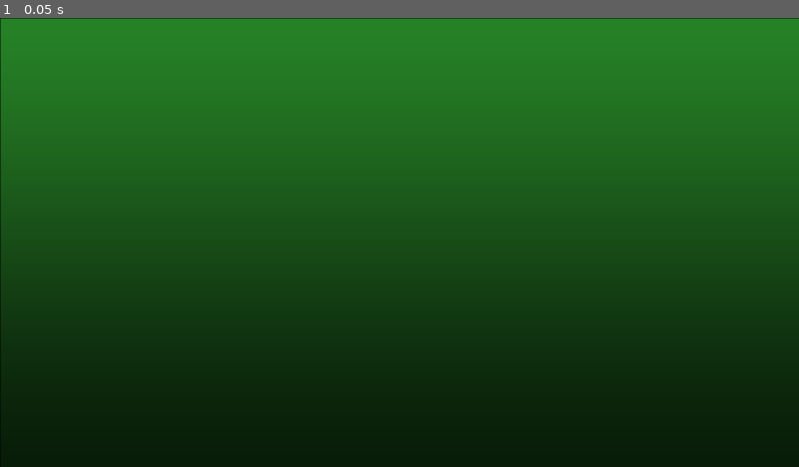
Above: before the commit, frame 1.
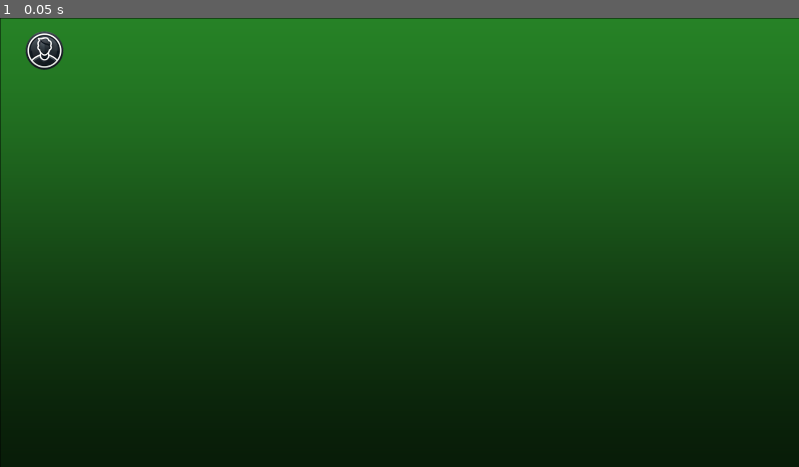
Above: after the commit, the same moment.

Repository: g-imhoff/BigTwo
Game: Godot game, scene res://homepage.tscn
The game is run twice, just before and just after one commit, with the same random seed, the same clock (stepped at 60 frames per second) and the same inputs.
Inputs:
- Up to frame 1 (0.05 s): no input

The runs differ from the first frame. In frame 1, 0.3% of the frame differs, in the area x 3-9%, y 2-12%.

Commit message:
first button implemented, let's create the whole home page now

Diff:
--- /dev/null
+++ b/godot_project/UserButton.gd
@@ -0,0 +1 @@
+extends Area2D
--- a/godot_project/homepage.gd
+++ b/godot_project/homepage.gd
@@ -9,3 +9,9 @@
 # Called every frame. 'delta' is the elapsed time since the previous frame.
 func _process(delta: float) -> void:
 	pass
+
+
+func _on_user_button_input_event(viewport: Node, event: InputEvent, shape_idx: int) -> void:
+	if event.is_action_pressed("leftclick"):
+		print("UserButtonClicked")
+	pass # Replace with function body.
--- a/godot_project/homepage.tscn
+++ b/godot_project/homepage.tscn
@@ -1,7 +1,12 @@
-[gd_scene load_steps=3 format=3 uid="uid://bmwhs780vfbye"]
+[gd_scene load_steps=6 format=3 uid="uid://7mcc8557hsh8"]
 
 [ext_resource type="Script" path="res://homepage.gd" id="1_66dqq"]
 [ext_resource type="Texture2D" uid="uid://cavhbnn0b3qoj" path="res://assets/ui/background.png" id="2_h7fba"]
+[ext_resource type="Texture2D" uid="uid://k232put81nvn" path="res://assets/ui/user button.png" id="3_3cxme"]
+[ext_resource type="Script" path="res://UserButton.gd" id="4_jfx0i"]
+
+[sub_resource type="CircleShape2D" id="CircleShape2D_iwhy5"]
+radius = 46.0977
 
 [node name="Homepage" type="Node2D"]
 script = ExtResource("1_66dqq")
@@ -9,3 +14,16 @@
 [node name="Background" type="Sprite2D" parent="."]
 position = Vector2(960, 540)
 texture = ExtResource("2_h7fba")
+
+[node name="UserButton" type="Sprite2D" parent="."]
+position = Vector2(110, 75)
+texture = ExtResource("3_3cxme")
+
+[node name="Area2D" type="Area2D" parent="UserButton"]
+script = ExtResource("4_jfx0i")
+
+[node name="CollisionShape2D" type="CollisionShape2D" parent="UserButton/Area2D"]
+position = Vector2(-3, 4)
+shape = SubResource("CircleShape2D_iwhy5")
+
+[connection signal="input_event" from="UserButton/Area2D" to="." method="_on_user_button_input_event"]
--- a/godot_project/project.godot
+++ b/godot_project/project.godot
@@ -19,6 +19,14 @@
 window/size/viewport_width=1920
 window/size/viewport_height=1080
 
+[input]
+
+leftclick={
+"deadzone": 0.5,
+"events": [Object(InputEventMouseButton,"resource_local_to_scene":false,"resource_name":"","device":-1,"window_id":0,"alt_pressed":false,"shift_pressed":false,"ctrl_pressed":false,"meta_pressed":false,"button_mask":0,"position":Vector2(0, 0),"global_position":Vector2(0, 0),"factor":1.0,"button_index":1,"canceled":false,"pressed":false,"double_click":false,"script":null)
+]
+}
+
 [rendering]
 
 renderer/rendering_method="gl_compatibility"
Binary file added: godot_project/assets/ui/RULES BUTTON.png
Not shown, added: godot_project/assets/ui/RULES BUTTON.png.import
Binary file added: godot_project/assets/ui/user button.png
Not shown, added: godot_project/assets/ui/user button.png.import
